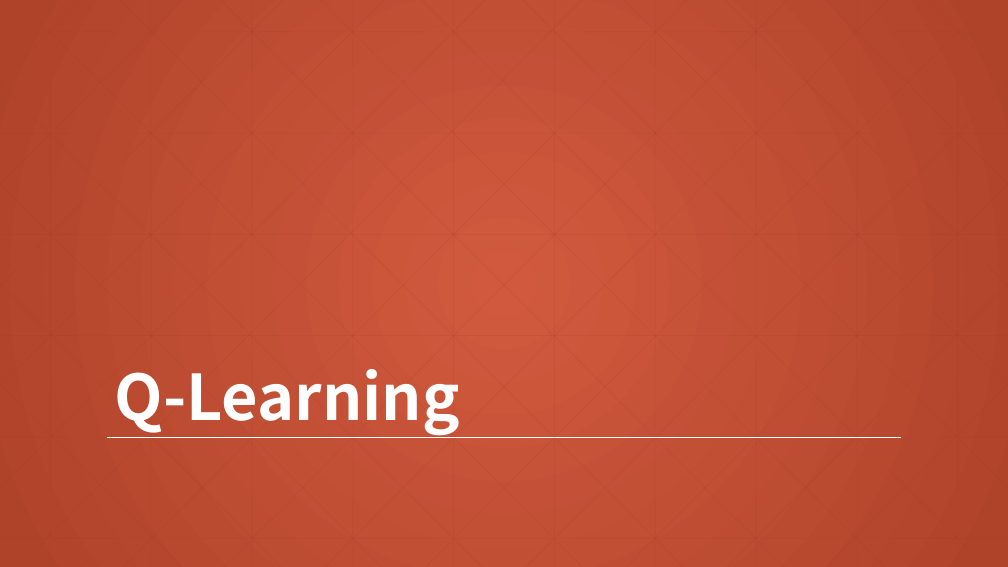
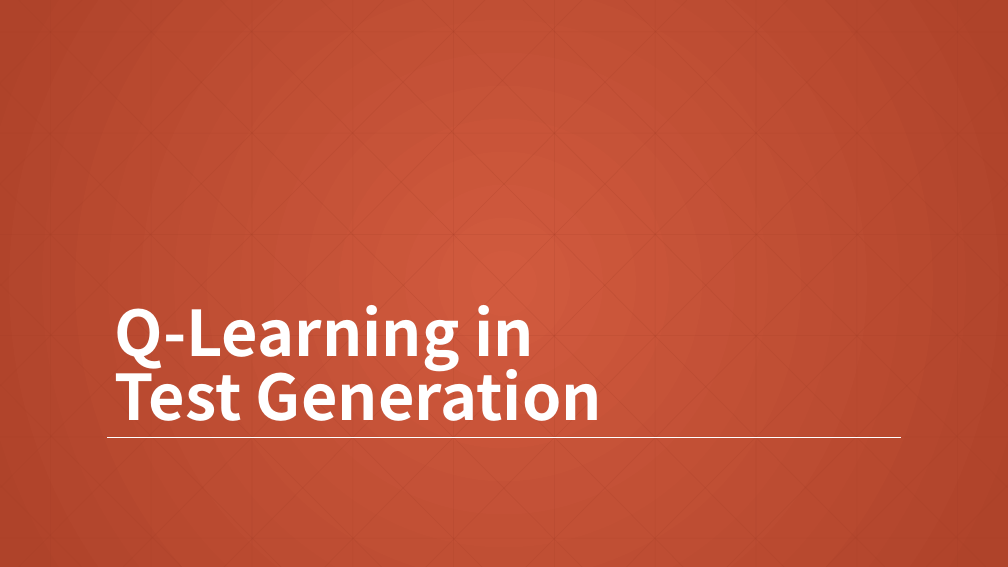
Before and after one commit to dubYdub/monkey_lab, a slide deck: slide 14 of 中期答辩.pptx (slide 16 before the commit). Drawn at 1008x567 pixels with LibreOffice and Linux fonts; fonts in the diff are those of the drawing. Boxes give left, top, right and bottom in pixels: in the first picture for what was removed or moved away, otherwise in the second. Text is boxed around its words. In the diff, an @@ line names an element or a change of style, - is before the commit and + after.

Commit message:
PPT增加Q learning

```diff
--- a/中期答辩.pptx
+++ b/中期答辩.pptx
@@ title at box(115, 305, 602, 421): text changed @@
-Q-Learning
+Q-Learning in
+Test Generation
```
Also in this commit, not shown: 1 other slide changed, 1 slide added, 3 slides removed.
